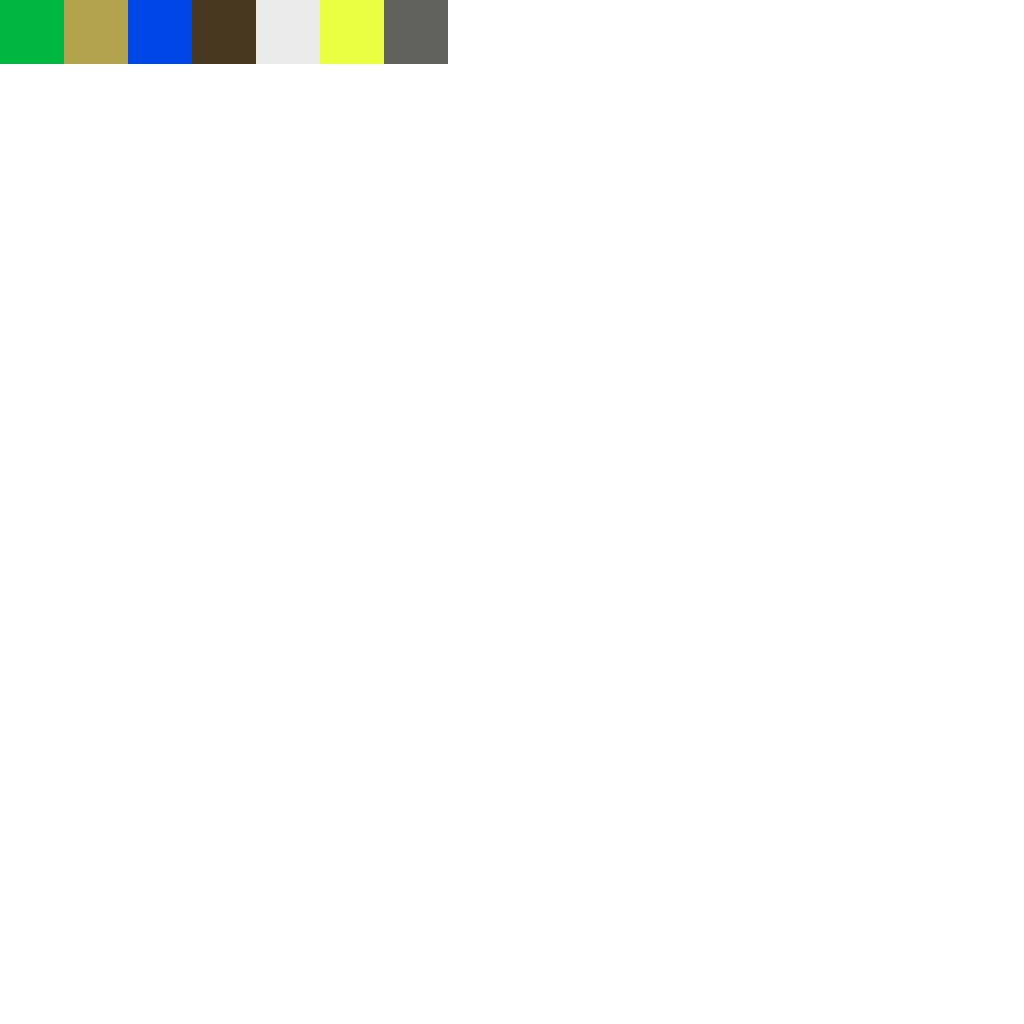
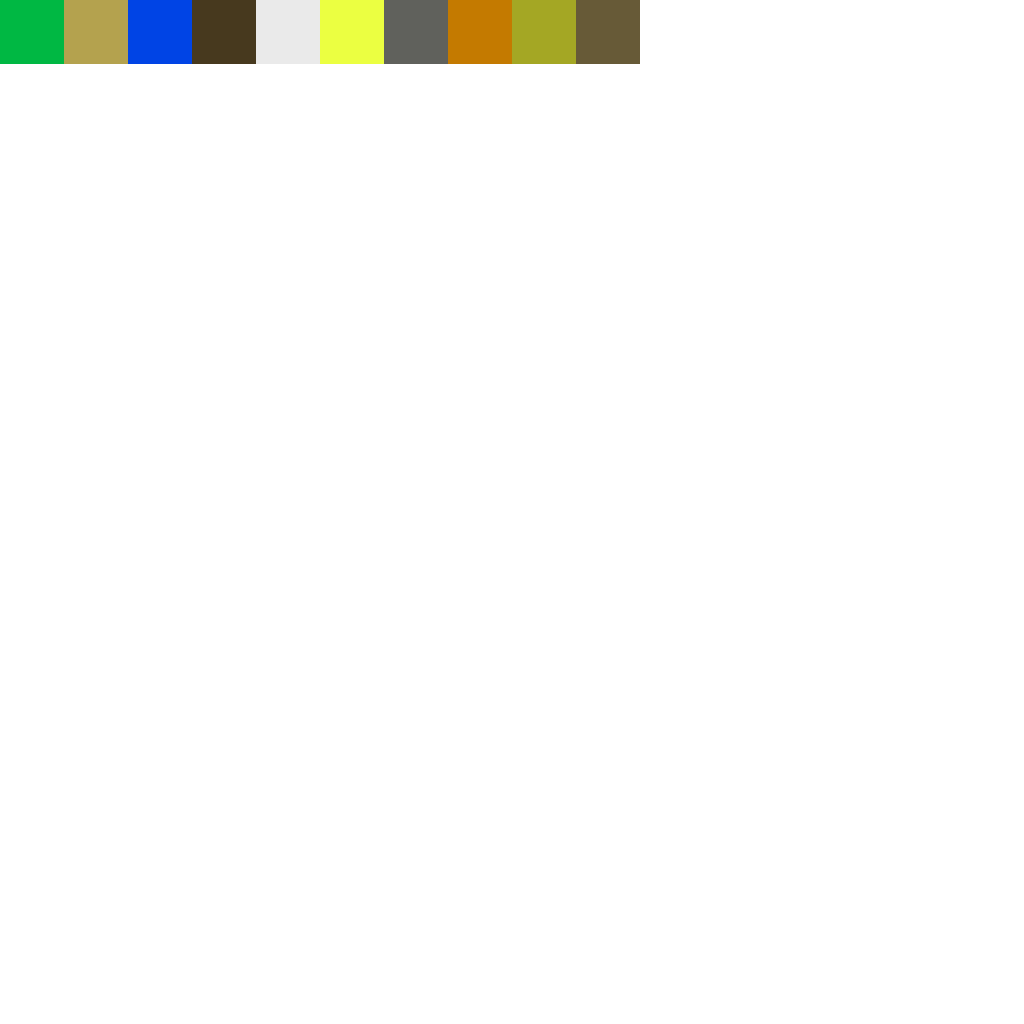
Layers edited between the first and the second 1024 × 1024 image:
painted on "Layer 1" over [left=448, top=0, right=640, bottom=64]
